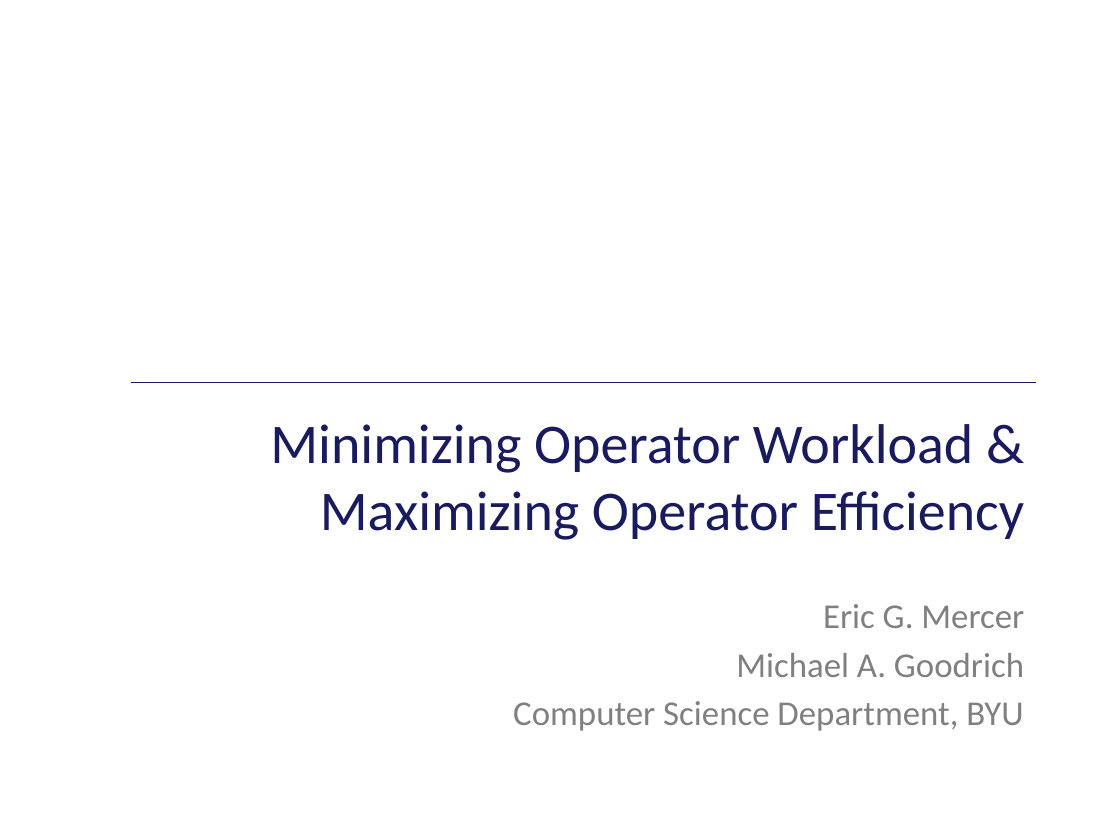
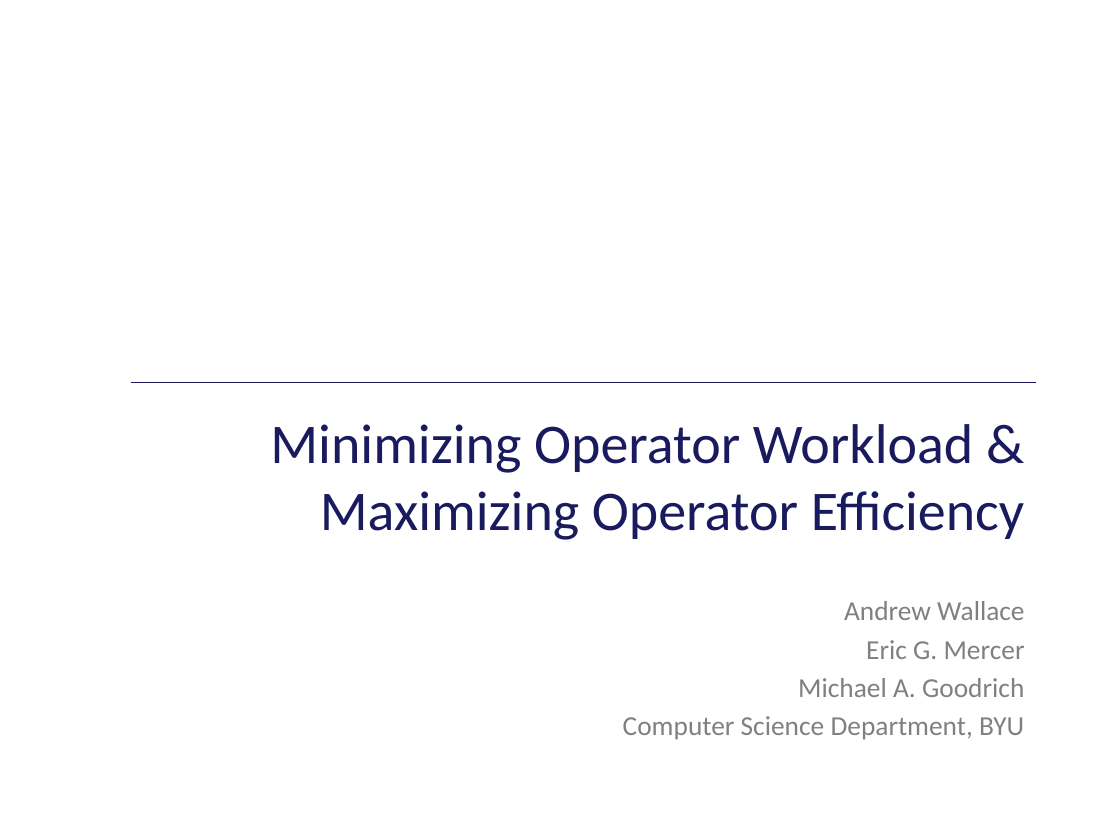
Before and after one commit to ericmercer/workload, a slide deck: slide 1 of publications_and_presentations/BYU13-03-Operator-Workload-Feb-2015.pptx. Drawn at 1120x840 pixels with LibreOffice and Linux fonts; fonts in the diff are those of the drawing; background and template pictures are left out. Boxes give left, top, right and bottom in pixels: in the first picture for what was removed or moved away, otherwise in the second. Text is boxed around its words. In the diff, an @@ line names an element or a change of style, - is before the commit and + after.

```diff
--- a/publications_and_presentations/BYU13-03-Operator-Workload-Feb-2015.pptx
+++ b/publications_and_presentations/BYU13-03-Operator-Workload-Feb-2015.pptx
@@ subtitle at <box>844,601,1024,620</box>: paragraph added @@
+Andrew Wallace
@@ subtitle at <box>623,640,1025,740</box>: size 22.4 to 17.6 pt in "Eric G. Mercer", "Michael A. Goodrich", "Computer Science Department, BYU" @@
```
Also in this commit, not shown: 5 other slides changed.
